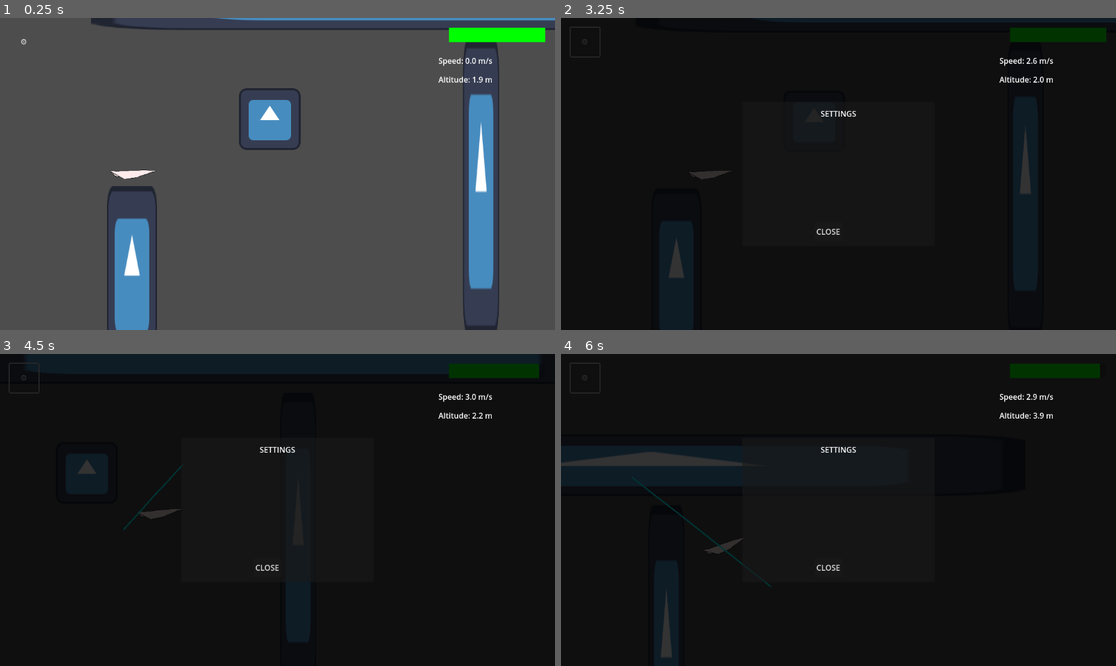
Above: before the commit, frames 1-4 (two rows, left to right).
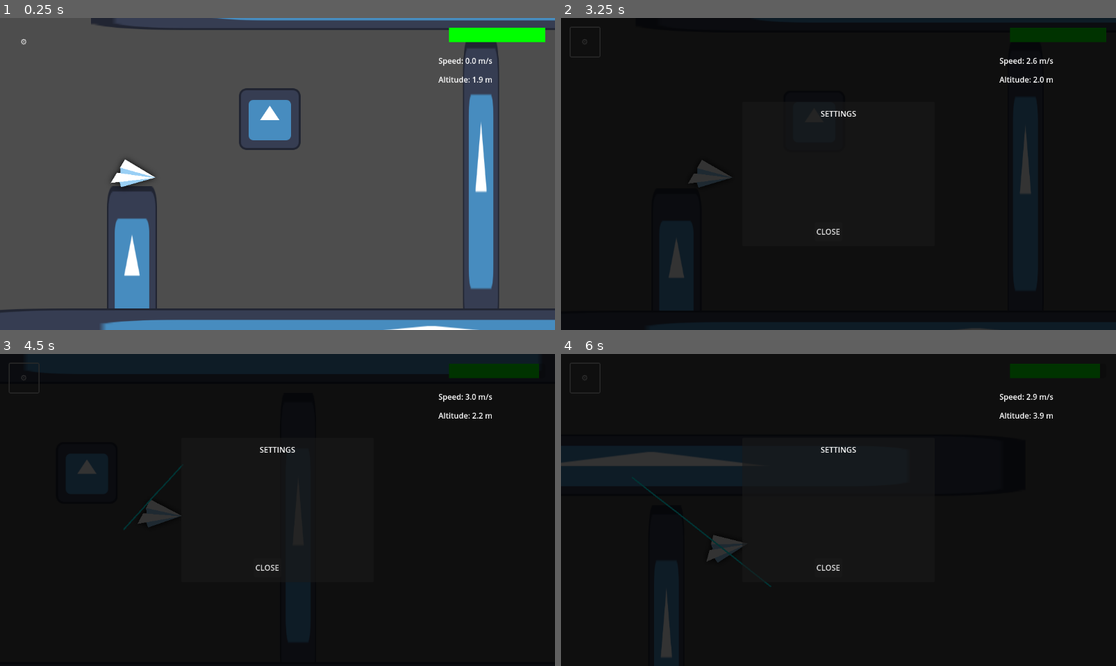
Above: after the commit, the same moments.

Repository: STUDIO-SINOKAYO/planegame
Game: Godot game, scene res://Scenes/level.tscn
Two runs of this game, one before a commit and one after it. Both use one fixed random seed, a clock stepped at 60 frames per second and the inputs below. The engine's default icon, where the game draws it, is replaced by a stand-in: a white triangle on a blue panel in a dark square.
Inputs (mouse positions are in pixels of both pictures, inside the frame that each line leads up to):
- Up to frame 1 (0.25 s): no input
- Up to frame 2 (3.25 s): click "⚙️" at 0.5 s; click "⚙️" at 1.25 s; click "⚙️" at 2 s; tap Enter (ui_accept) at 2.75, 3.02 s; move the mouse to (960, 158) at 2.77 s; right-click (960, 158) at 2.85 s; click (960, 158) at 2.92 s
- Up to frame 3 (4.5 s): drag from (166, 525) to (227, 460) at 3.52 s; move the mouse to (333, 441) at 4.27 s; right-click (333, 441) at 4.35 s; click (333, 441) at 4.42 s
- Up to frame 4 (6 s): drag from (810, 572) to (672, 463) at 5.02 s; move the mouse to (1005, 556) at 5.77 s; right-click (1005, 556) at 5.85 s; click (1005, 556) at 5.92 s

The runs differ from the first frame. In frame 1, 3.8% of the frame differs, in the area x 0-100%, y 45-100%; in frame 2, 0.4%; in frame 3, 0.2%; in frame 4, 0.2%.

Commit message:
more obstacles (not done yet

Diff:
--- /dev/null
+++ b/Scenes/ground.tscn
@@ -0,0 +1,20 @@
+[gd_scene load_steps=4 format=3 uid="uid://d2exe1tvrgqsv"]
+
+[ext_resource type="Texture2D" uid="uid://d02dwmif63q64" path="res://icon.svg" id="1_oltiy"]
+[ext_resource type="PackedScene" uid="uid://blnnng7cwudpl" path="res://Scenes/solid_obstacle.tscn" id="2_02qk3"]
+
+[sub_resource type="RectangleShape2D" id="RectangleShape2D_s6h8e"]
+size = Vector2(1938, 92)
+
+[node name="Ground" type="Node2D"]
+
+[node name="Sprite2D" type="Sprite2D" parent="."]
+position = Vector2(1.5, 0)
+scale = Vector2(15.5078, 1)
+texture = ExtResource("1_oltiy")
+
+[node name="Solid Obstacle" parent="." instance=ExtResource("2_02qk3")]
+
+[node name="CollisionShape2D" type="CollisionShape2D" parent="Solid Obstacle"]
+position = Vector2(0, -5)
+shape = SubResource("RectangleShape2D_s6h8e")
--- a/Scenes/level.tscn
+++ b/Scenes/level.tscn
@@ -1,15 +1,16 @@
-[gd_scene load_steps=9 format=3 uid="uid://ig7nbplla4pc"]
+[gd_scene load_steps=10 format=3 uid="uid://ig7nbplla4pc"]
 
 [ext_resource type="Script" uid="uid://cqn84wdm076k5" path="res://Scripts/Level.gd" id="1_k5f4k"]
 [ext_resource type="Script" uid="uid://pakfejb3s2jx" path="res://Scripts/Plane.gd" id="2_6phgx"]
 [ext_resource type="Texture2D" uid="uid://d02dwmif63q64" path="res://icon.svg" id="2_81xng"]
-[ext_resource type="Texture2D" uid="uid://3ljseolo2rts" path="res://Assets/Spite.png" id="4_81xng"]
+[ext_resource type="Texture2D" uid="uid://cfof2t4pe4mmt" path="res://Assets/PLANE.png" id="4_8c0lf"]
 [ext_resource type="PackedScene" uid="uid://ba0tj3luxxix5" path="res://Scenes/fire.tscn" id="5_wqkje"]
 [ext_resource type="PackedScene" uid="uid://csjtfwpgo02uf" path="res://Scenes/water.tscn" id="6_0f350"]
 [ext_resource type="PackedScene" uid="uid://dx16h0mn7uvo5" path="res://Scenes/clouds.tscn" id="7_8c0lf"]
-
-[sub_resource type="RectangleShape2D" id="RectangleShape2D_0f350"]
-size = Vector2(41, 7)
+[ext_resource type="PackedScene" uid="uid://d2exe1tvrgqsv" path="res://Scenes/ground.tscn" id="8_754fn"]
+
+[sub_resource type="CircleShape2D" id="CircleShape2D_754fn"]
+radius = 12.0416
 
 [node name="Level" type="Node2D"]
 script = ExtResource("1_k5f4k")
@@ -37,13 +38,16 @@
 position_smoothing_enabled = true
 
 [node name="Sprite2D" type="Sprite2D" parent="Plane"]
-position = Vector2(0.9, 1.06)
-scale = Vector2(0.2, 0.2)
-texture = ExtResource("4_81xng")
+position = Vector2(-7, -12)
+rotation = -0.232129
+scale = Vector2(0.1, 0.1)
+texture = ExtResource("4_8c0lf")
+region_enabled = true
+region_rect = Rect2(0, 0, 1170, 980)
 
 [node name="CollisionShape2D" type="CollisionShape2D" parent="Plane"]
-position = Vector2(-3.5, -0.5)
-shape = SubResource("RectangleShape2D_0f350")
+position = Vector2(0, 1)
+shape = SubResource("CircleShape2D_754fn")
 
 [node name="Obstacles" type="Node2D" parent="."]
 
@@ -55,6 +59,9 @@
 
 [node name="Clouds" parent="Obstacles" instance=ExtResource("7_8c0lf")]
 position = Vector2(374, 44)
+
+[node name="Ground" parent="Obstacles" instance=ExtResource("8_754fn")]
+position = Vector2(690, 750)
 
 [node name="UI" type="CanvasLayer" parent="."]
 
--- /dev/null
+++ b/Scenes/solid_obstacle.tscn
@@ -0,0 +1,8 @@
+[gd_scene load_steps=2 format=3 uid="uid://blnnng7cwudpl"]
+
+[ext_resource type="Script" uid="uid://qed5lpv1hctg" path="res://Scripts/solid_obstacle.gd" id="1_e0s87"]
+
+[node name="Solid Obstacle" type="Area2D"]
+script = ExtResource("1_e0s87")
+
+[node name="Timer" type="Timer" parent="."]
--- a/Scripts/Plane.gd
+++ b/Scripts/Plane.gd
@@ -48,6 +48,7 @@
 var waypoint_position: Vector2 = Vector2.ZERO
 var has_active_waypoint: bool = false
 var waypoint_visual: Node2D
+var dead = false
 
 # Signals
 signal game_over
@@ -142,17 +143,17 @@
 		_handle_stationary_state()
 		return
 
-
-	_update_movement(delta)
-	_update_velocity_visualization()
-	_update_rotation()
-	_check_boundaries()
-
-	# Redraw if we have an active waypoint to keep it visible
-	if has_active_waypoint:
-		queue_redraw()
-
-	move_and_slide()
+	if not dead:
+		_update_movement(delta)
+		_update_velocity_visualization()
+		_update_rotation()
+		_check_boundaries()
+
+		# Redraw if we have an active waypoint to keep it visible
+		if has_active_waypoint:
+			queue_redraw()
+
+		move_and_slide()
 
 #-------------------------------------------------------------------------------
 func _handle_stationary_state() -> void:
--- /dev/null
+++ b/Scripts/solid_obstacle.gd
@@ -0,0 +1,15 @@
+extends Area2D
+
+@onready var timer = $Timer
+
+func _on_body_entered(body):
+	print("death")
+	body.get_node("CollisionShape2D").queue_free()
+	body.current_speed = 0
+	body.get_node("Sprite2D").region_rect = Vector4(1170, 0, 1170, 980)
+	body.dead = true
+	timer.start()
+
+# Called every frame. 'delta' is the elapsed time since the previous frame.
+func _on_timer_timeout():
+	get_tree().reload_current_scene()
Binary file added: Assets/PLANE.png
Not shown, added: Assets/PLANE.png.import
Not shown, added: Scripts/solid_obstacle.gd.uid
